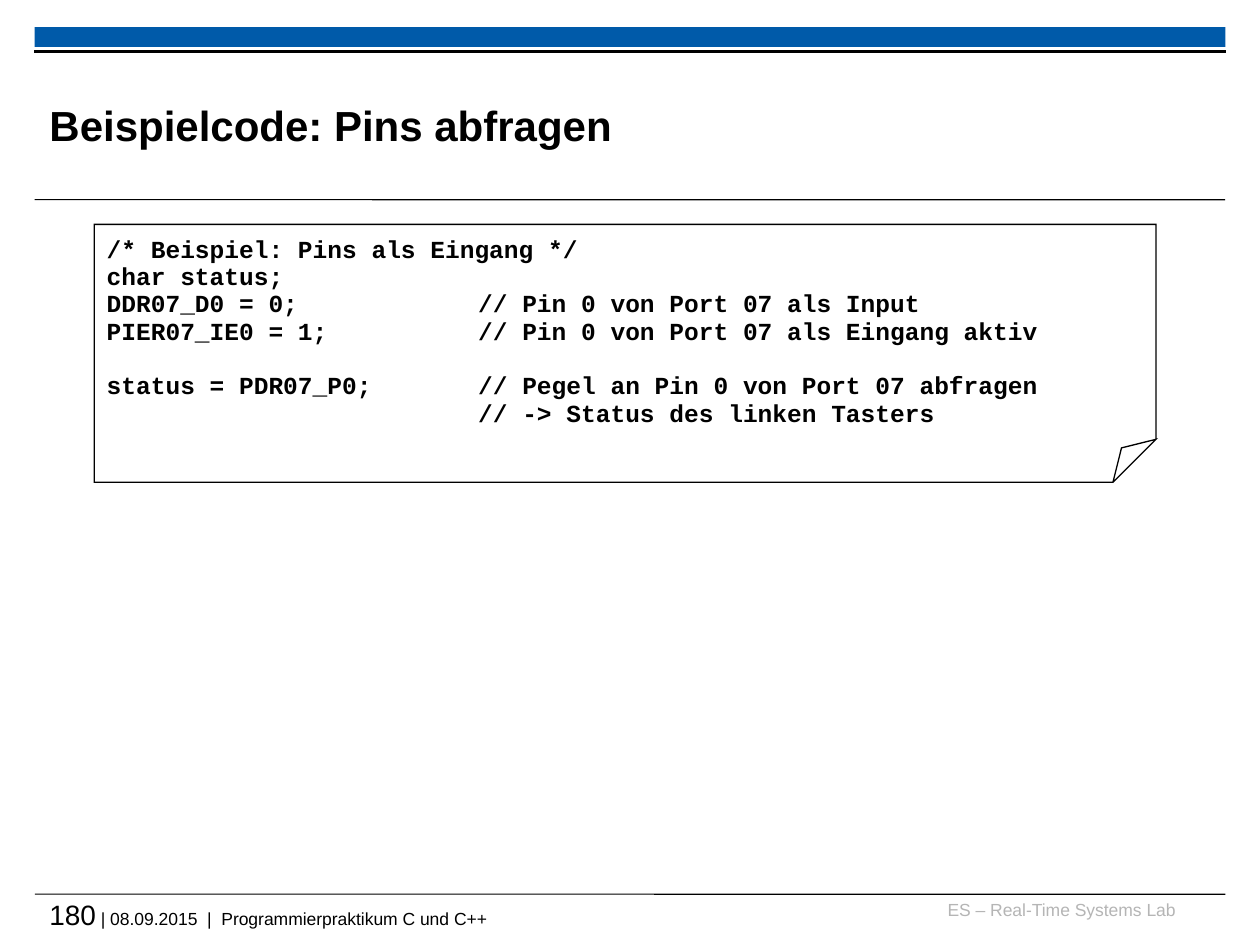
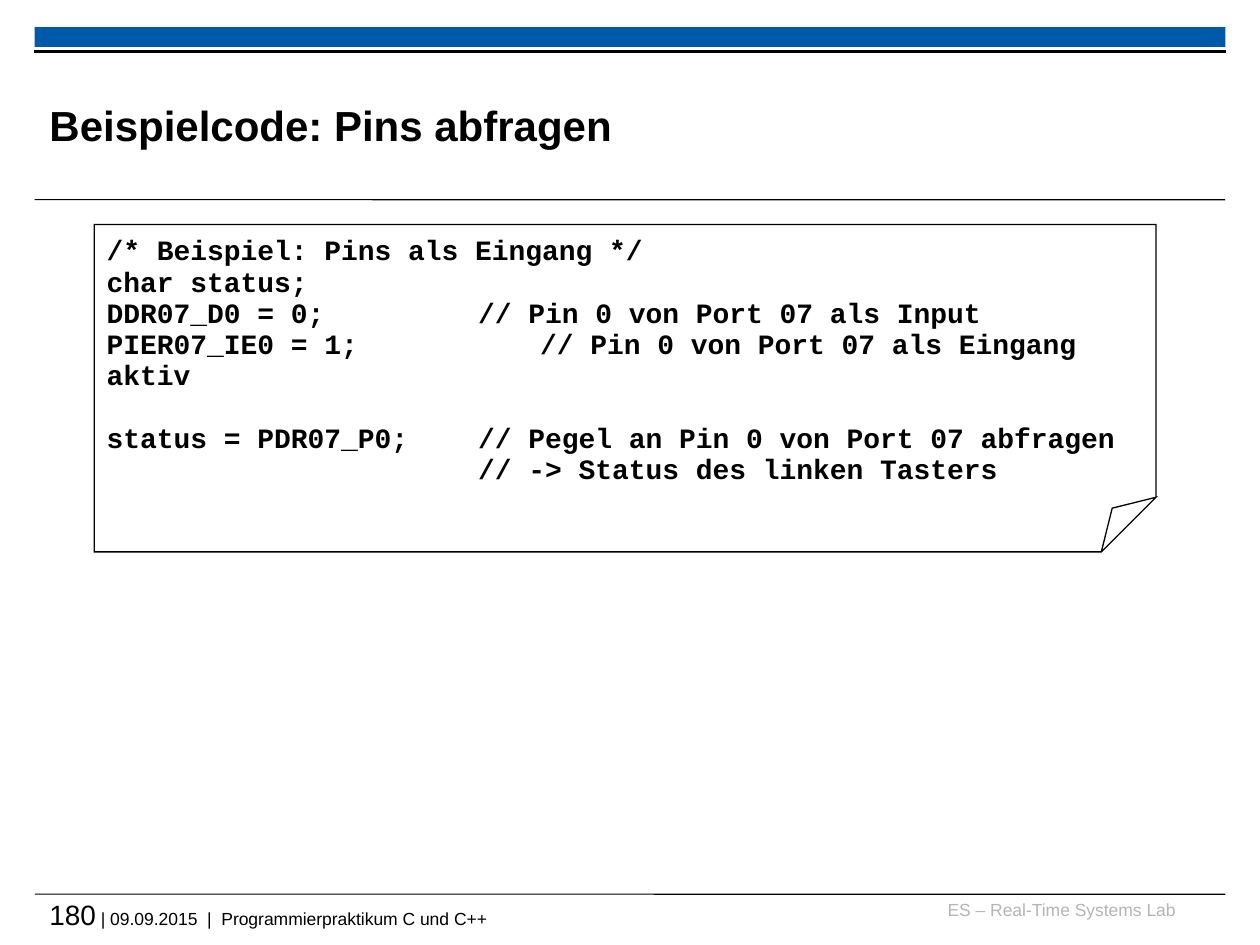
Before and after one commit to h82k/tud-cppp, a slide deck: slide 180 of cppp_lecture.pptx. Drawn at 1260x945 pixels with LibreOffice and Linux fonts; fonts in the diff are those of the drawing; background and template pictures are left out. Boxes give left, top, right and bottom in pixels: in the first picture for what was removed or moved away, otherwise in the second. Text is boxed around its words. In the diff, an @@ line names an element or a change of style, - is before the commit and + after.

```diff
--- a/cppp_lecture.pptx
+++ b/cppp_lecture.pptx
@@ folded corner "/* Beispiel: Pins als Eingang ...": place and size @@
-folded corner "/* Beispiel: Pins als Eingang ..." at box(94, 224, 1157, 483)
+folded corner "/* Beispiel: Pins als Eingang ..." at box(94, 224, 1157, 552)
@@ folded corner "/* Beispiel: Pins als Eingang ..." at box(94, 224, 1157, 552): size 14 to 16 pt @@
@@ text at box(49, 905, 487, 929): text changed @@
-180 | 08.09.2015 | Programmierpraktikum C und C++
+180 | 09.09.2015 | Programmierpraktikum C und C++
```
Also in this commit, not shown: 7 other slides changed, 1 other file.
